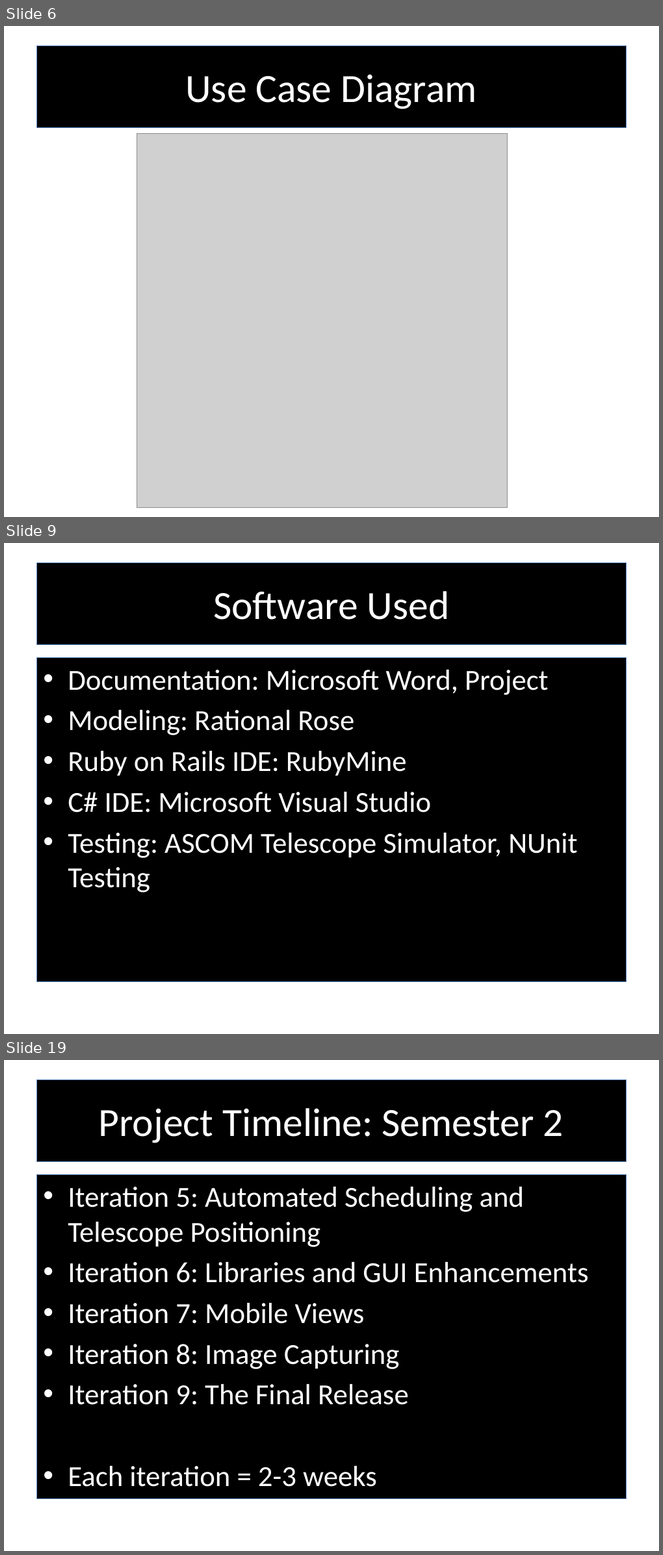
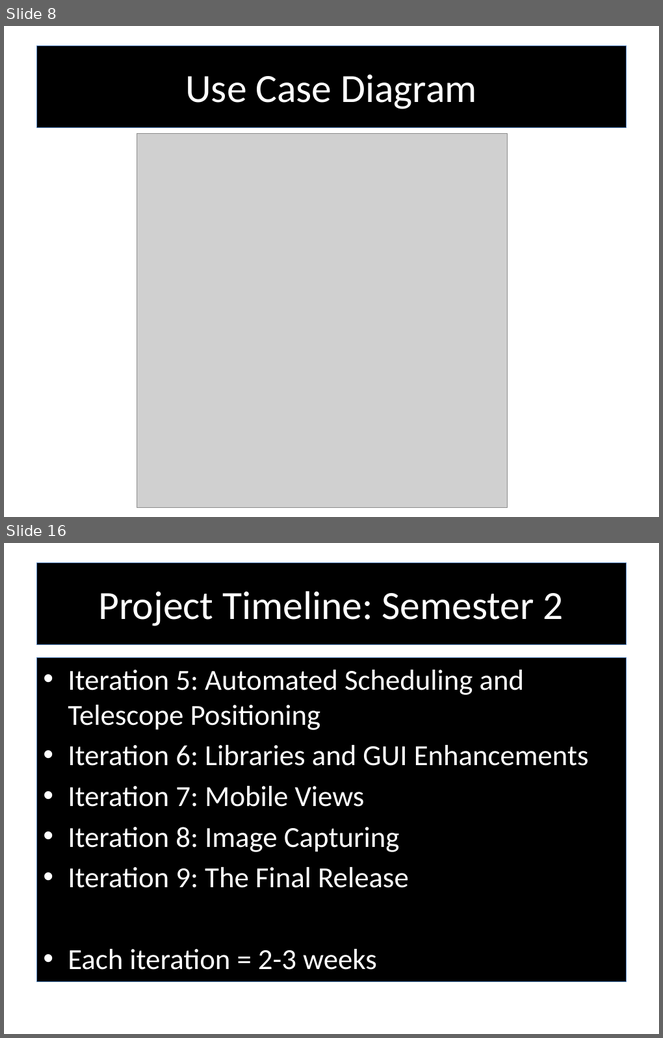
Before and after one commit to RedTeamCOSC470/Documentation, a slide deck: Stargazer_Presentation_Semester2.pptx. Shown one above the other, each under a label of ours: slides 6, 9 and 19 before the commit, slides 8 and 16 after it; the slides between them are not shown. The pictures are 663x1555 and 663x1038 pixels, drawn with LibreOffice and Linux fonts; fonts in the diff are those of the drawing; grey boxes stand for pictures; background and template pictures are left out. Boxes give left, top, right and bottom in pixels: in the first picture for what was removed or moved away, otherwise in the second. Text is boxed around its words. In the diff, an @@ line names an element or a change of style, - is before the commit and + after.

```diff
--- a/Stargazer_Presentation_Semester2.pptx
+++ b/Stargazer_Presentation_Semester2.pptx
@@ slide 9 removed at bbox=[4, 543, 659, 1034], background picture (left out) @@
@@ title removed at bbox=[36, 563, 627, 644] @@
-Software Used
@@ text removed at bbox=[36, 657, 627, 982] @@
-• Documentation: Microsoft Word, Project
-• Modeling: Rational Rose
-• Ruby on Rails IDE: RubyMine
-• C# IDE: Microsoft Visual Studio
-• Testing: ASCOM Telescope Simulator, NUnit Testing
@@ what was slide 6 is now slide 8 @@
@@ what was slide 19 is now slide 16 @@
```
Also in this commit, not shown: 11 slides changed, 8 slides added, 8 other slides removed.
